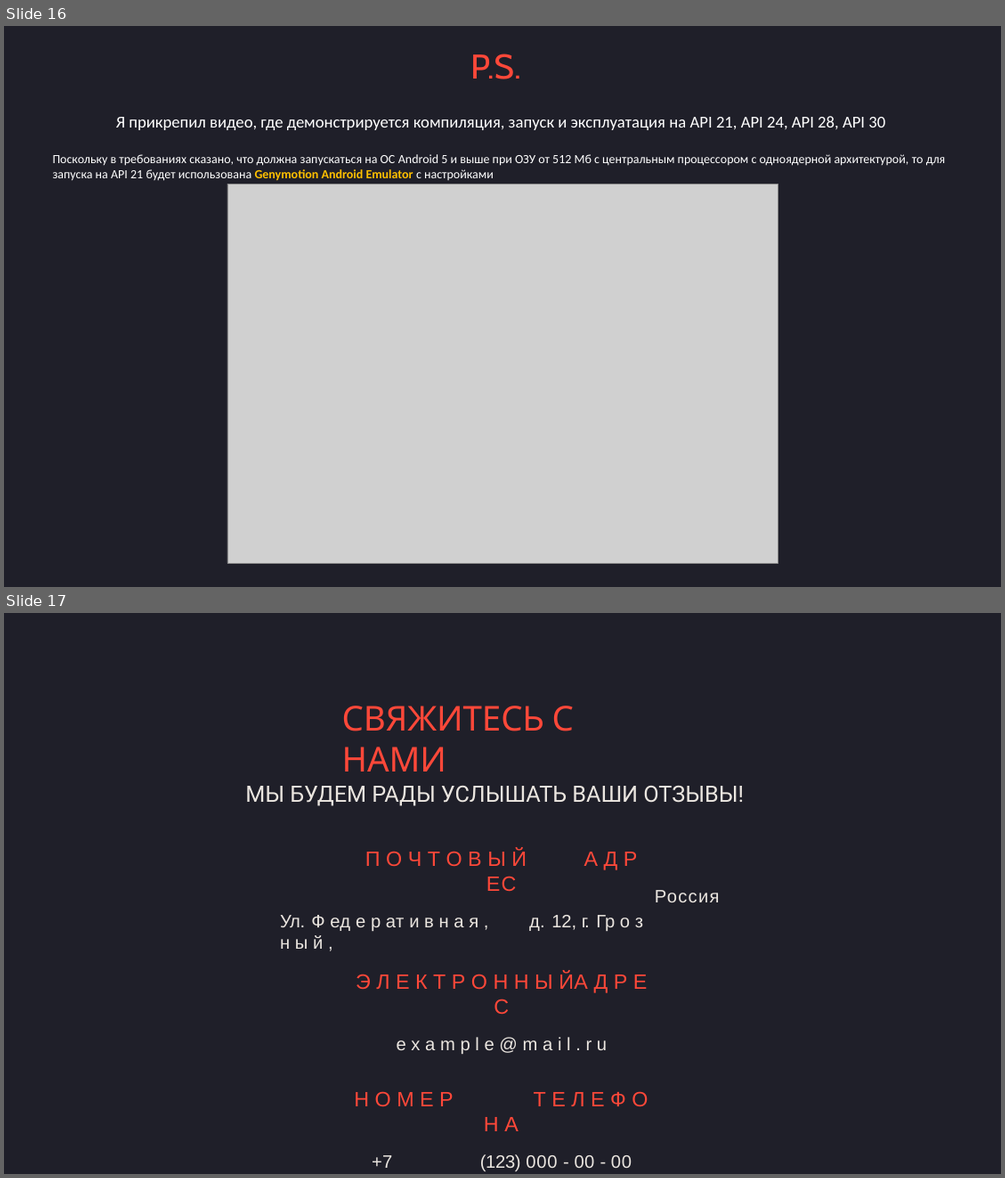
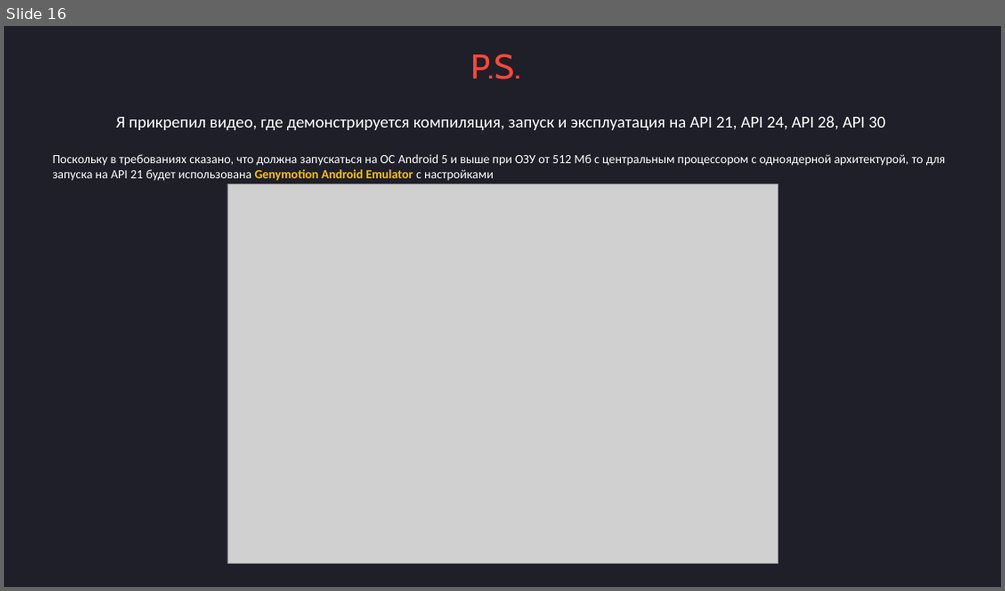
Before and after one commit to ExpertSpace/RadioRock, a slide deck: RADIO ROCK.pptx. Shown one above the other, each under a label of ours: slides 16 and 17 before the commit, slide 16 after it. The pictures are 1005x1178 and 1005x591 pixels, drawn with LibreOffice and Linux fonts; fonts in the diff are those of the drawing; grey boxes stand for pictures. Boxes give left, top, right and bottom in pixels: in the first picture for what was removed or moved away, otherwise in the second. Text is boxed around its words. In the diff, an @@ line names an element or a change of style, - is before the commit and + after.

```diff
--- a/RADIO ROCK.pptx
+++ b/RADIO ROCK.pptx
@@ slide 17 removed at (4,613,1001,1174), background #FFFFFF; not listed: 1 template element that a slide beside it also shows @@
@@ title removed at (342,706,574,771) @@
-СВЯЖИТЕСЬ С НАМИ
@@ text removed at (245,786,744,806) @@
-МЫ БУДЕМ РАДЫ УСЛЫШАТЬ ВАШИ ОТЗЫВЫ!
@@ text removed at (280,849,647,1171) @@
-П О Ч Т О В Ы Й А Д Р ЕС
-Ул. Ф ед е р ат и в н а я , д. 12, г. Гр о з н ы й ,
-Э Л Е К Т Р О Н Н Ы Й А Д Р Е С
-e x a m p l e @ m a i l . r u
-Н О М Е Р Т Е Л Е Ф О Н А
-+7 (123) 000 - 00 - 00
@@ text removed at (655,890,720,902) @@
-Россия
```
Also in this commit, not shown: 1 other file.
